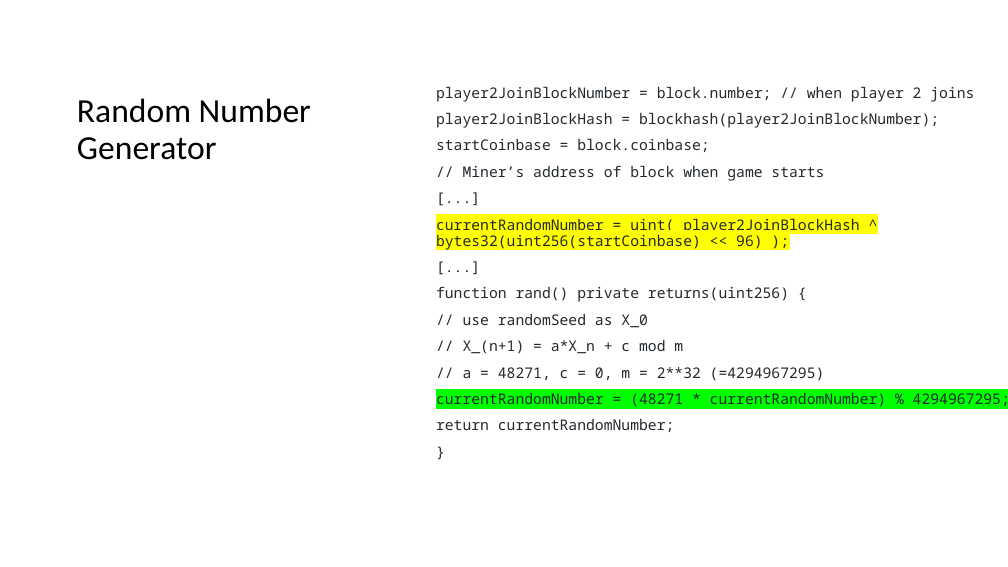
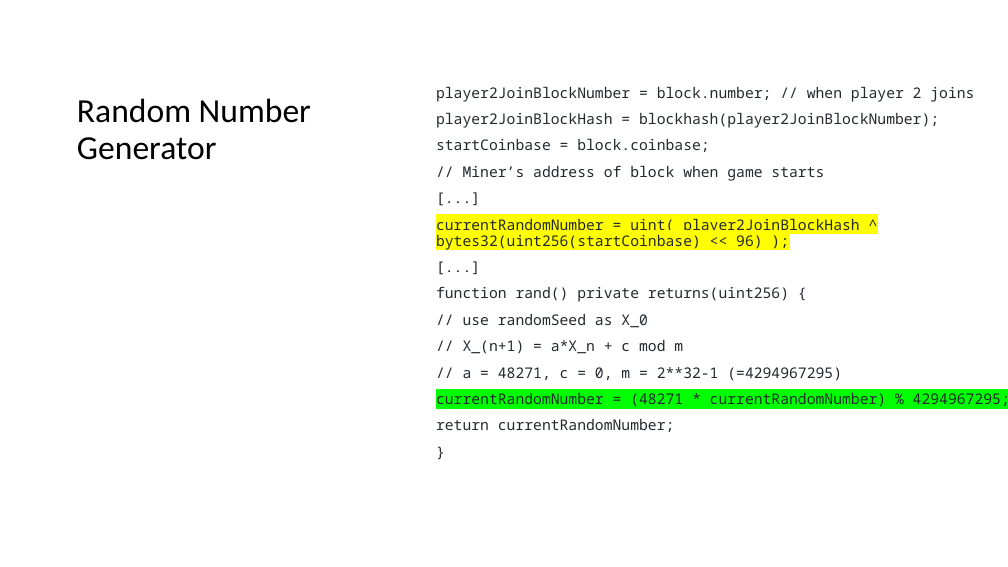
Before and after one commit to matnad/vierGewinntSC, a slide deck: slide 6 of presentation/Draft_WIP.pptx. Drawn at 1008x567 pixels with LibreOffice and Linux fonts; fonts in the diff are those of the drawing; grey boxes stand for pictures. Boxes give left, top, right and bottom in pixels: in the first picture for what was removed or moved away, otherwise in the second. Text is boxed around its words. In the diff, an @@ line names an element or a change of style, - is before the commit and + after.

```diff
--- a/presentation/Draft_WIP.pptx
+++ b/presentation/Draft_WIP.pptx
@@ text at [463,367,842,381]: text changed @@
-// a = 48271, c = 0, m = 2**32 (=4294967295)
+// a = 48271, c = 0, m = 2**32-1 (=4294967295)
```
Also in this commit, not shown: 1 other slide changed.
